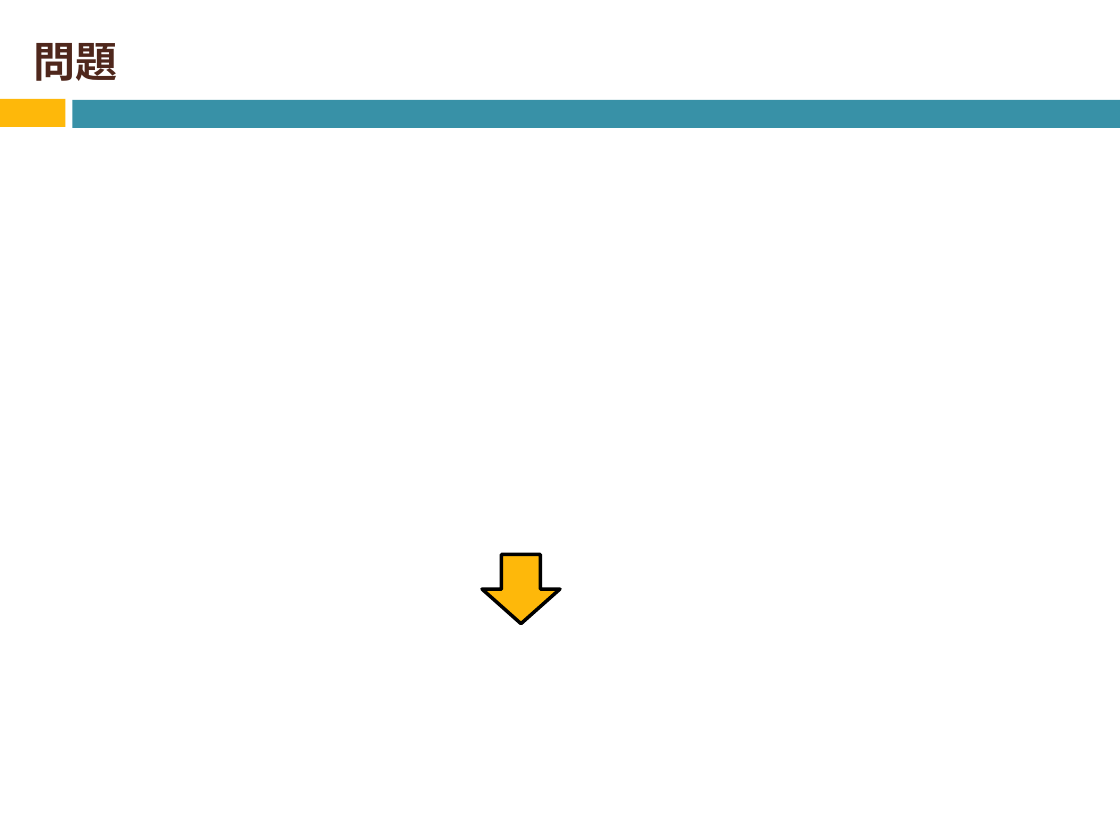
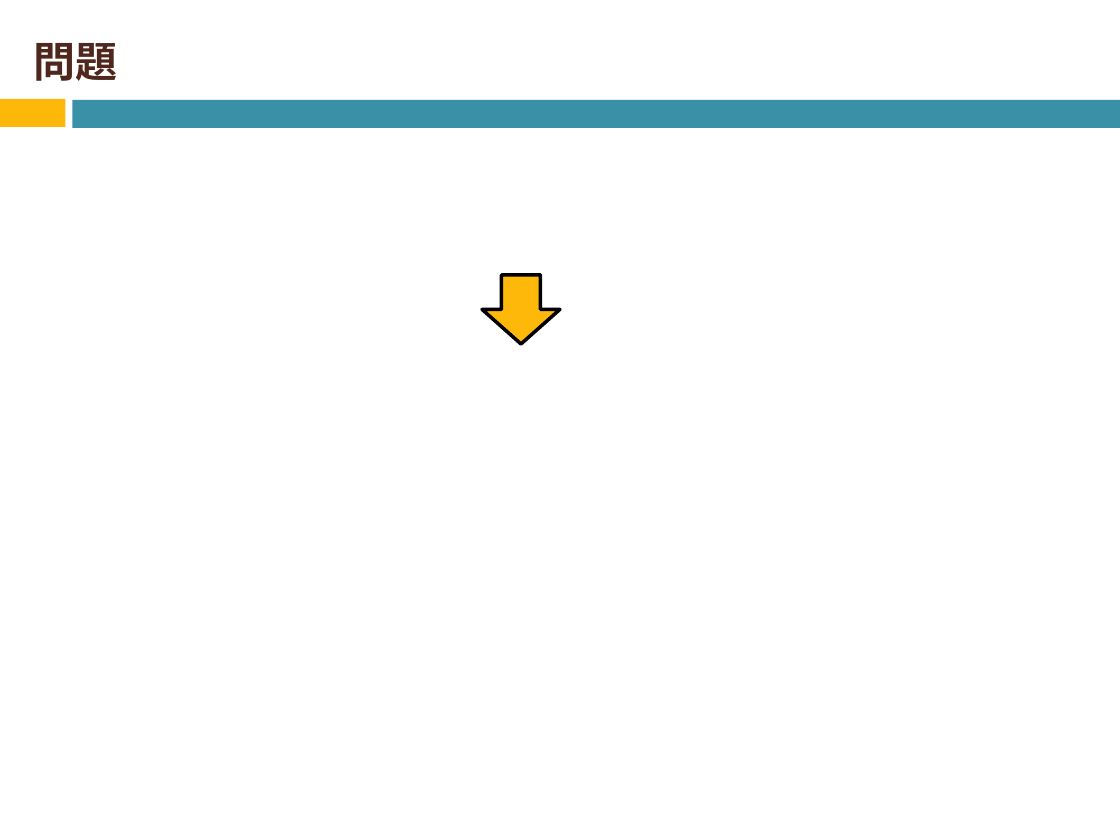
Before and after one commit to Izulabo-nitech/Distributed_Complexity_of_k-Maximal_Independent_Set_Verification, a slide deck: slide 8 of chukan/chukan2020_sato.pptx (slide 9 before the commit). Drawn at 1120x840 pixels with LibreOffice and Linux fonts; fonts in the diff are those of the drawing; grey boxes stand for pictures. Boxes give left, top, right and bottom in pixels: in the first picture for what was removed or moved away, otherwise in the second. Text is boxed around its words. In the diff, an @@ line names an element or a change of style, - is before the commit and + after.

```diff
--- a/chukan/chukan2020_sato.pptx
+++ b/chukan/chukan2020_sato.pptx
@@ down arrow: place and size @@
-down arrow at box(482, 554, 560, 624)
+down arrow at box(482, 274, 560, 344)
```
Also in this commit, not shown: 6 other slides changed, 2 slides added, 5 other files.
